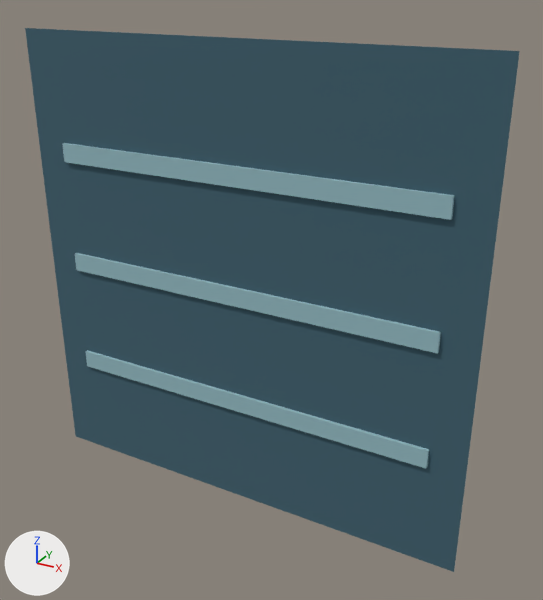
The OBJ model content/packs/pools/rpac_divewell/assets/floor_vent.obj: old version first, new version second.
One viewpoint serves both versions: a 50 mm lens placed at (0.297, -0.484, 0.244), pointed at (0.025, 0.01, -0.003). Arrows for +X, +Y and +Z are at lower left; the lights stay in place. The picture after the commit comes second. Where no turn or scale is listed for an object, it has been applied to the vertices. Vertices at exactly the same position are counted once.

Before the edit, the objects in view are built like this:
```python
me_floor_vent = bpy.data.meshes.new('floor_vent')
me_floor_vent.from_pydata(...)  # 28 vertices, 19 faces; spans x -0.2..0.2, y -0.006..0.0, z -0.2..0.2
# faces by material slot: [1, 18]
me_floor_vent.materials.append(mat_vent)  # dark cyan #3f616f
me_floor_vent.materials.append(mat_slat)  # greyish cyan #95bcc4
# before: 4 (-0.17, 0.0, -0.108), 5 (-0.17, 0.0, -0.092), 6 (0.17, 0.0, -0.092), 7 (0.17, 0.0, -0.108), 8 (-0.17, -0.006, -0.108) at pixel (87, 366)
# before: 9 (0.17, -0.006, -0.108) at pixel (426, 468), 10 (0.17, -0.006, -0.092) at pixel (427, 451), 11 (-0.17, -0.006, -0.092) at pixel (85, 351), 12 (-0.17, 0.0, -0.008), 13 (-0.17, 0.0, 0.008)
# before: 14 (0.17, 0.0, 0.008), 15 (0.17, 0.0, -0.008), 16 (-0.17, -0.006, -0.008) at pixel (76, 270), 17 (0.17, -0.006, -0.008) at pixel (437, 353), 18 (0.17, -0.006, 0.008) at pixel (439, 333)
# before: 19 (-0.17, -0.006, 0.008) at pixel (74, 253)
ob_floor_vent = bpy.data.objects.new('floor_vent', me_floor_vent)
ob_floor_vent.location = (0.0, 0.0, 0.0)
```
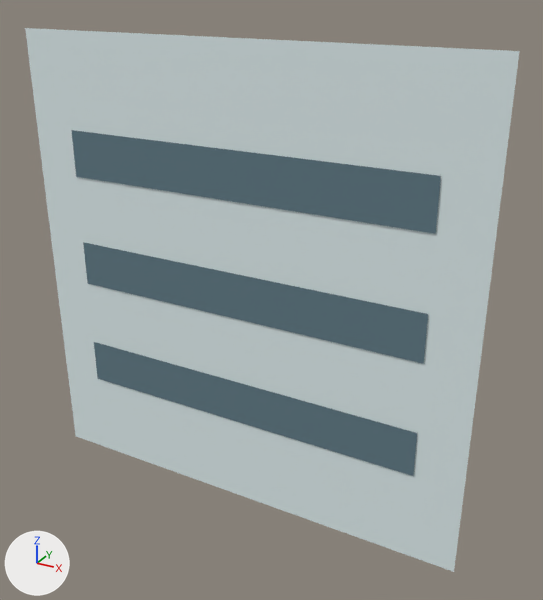
Where the change shows, as pixel boxes (x1, y1, x2, y2) in the pictures (543 x 600 px):
part 1 of me_floor_vent, deleted: before (62, 143, 455, 220)
part 2 of me_floor_vent, reshaped: before (75, 253, 441, 468); after (71, 130, 441, 476)
part 3 of me_floor_vent, recoloured (dark cyan to white): (25, 28, 520, 572) in both

The change in detail:
Material 'floor_vent' (mat_floor_vent) is new.
Its base color is (0.75, 0.86, 0.87) (white #e1eff0).
Its roughness is 1.0.
Material 'floor_slot' (mat_floor_slot) is new.
Its base color is (0.12, 0.2, 0.24) (cyan #617c86).
Its roughness is 1.0.
me_floor_vent is used by ob_floor_vent; location (0.0, 0.0, 0.0).
Verts and faces of me_floor_vent; kept vertices keep their numbers, new ones are numbered from 28.
me_floor_vent had 28 vertices, 19 faces and spanned x -0.2..0.2, y -0.006..0.0, z -0.2..0.2.
me_floor_vent no longer uses material mat_vent (dark cyan #3f616f).
me_floor_vent no longer uses material mat_slat (greyish cyan #95bcc4).
me_floor_vent now has 16 vertices, 4 faces and spans x -0.2..0.2, y -0.004..-0.003, z -0.2..0.2.
me_floor_vent part 1: the loose piece of 8 vertices spanning x -0.17..0.17, y -0.006..0.0, z 0.092..0.108 is deleted.
Part 2, on me_floor_vent:
Vertices deleted: 5, 7, 10, 11, 13 to 19 (with the faces that use them).
Vertex 4 moves to (-0.16, -0.004, -0.12), pixel (97, 378).
Vertex 6 moves to (0.16, -0.004, -0.08), pixel (417, 433).
Vertex 8 moves to (-0.16, -0.004, -0.02), pixel (87, 283).
Vertex 9 moves to (0.16, -0.004, -0.02), pixel (423, 363).
Vertex 12 moves to (-0.16, -0.004, 0.08), pixel (76, 176).
New vertices 28 to 31 stand at vertices 4, 8, 9, 12, in that order, plus (0.0, 0.0, 0.04).
New vertices 32, 33, 34 stand at vertices 4, 12, 31, in that order, plus (0.32, 0.0, 0.0).
New faces: (4, 32, 6, 28), (8, 9, 30, 29), (12, 33, 34, 31) (mat_floor_slot (cyan #617c86)).
me_floor_vent part 3: 1 face spanning x -0.2..0.2, y -0.003, z -0.2..0.2 switches from mat_vent (dark cyan #3f616f) to mat_floor_vent (white #e1eff0).
me_floor_vent gains material mat_floor_vent (white #e1eff0).
me_floor_vent gains material mat_floor_slot (cyan #617c86).
